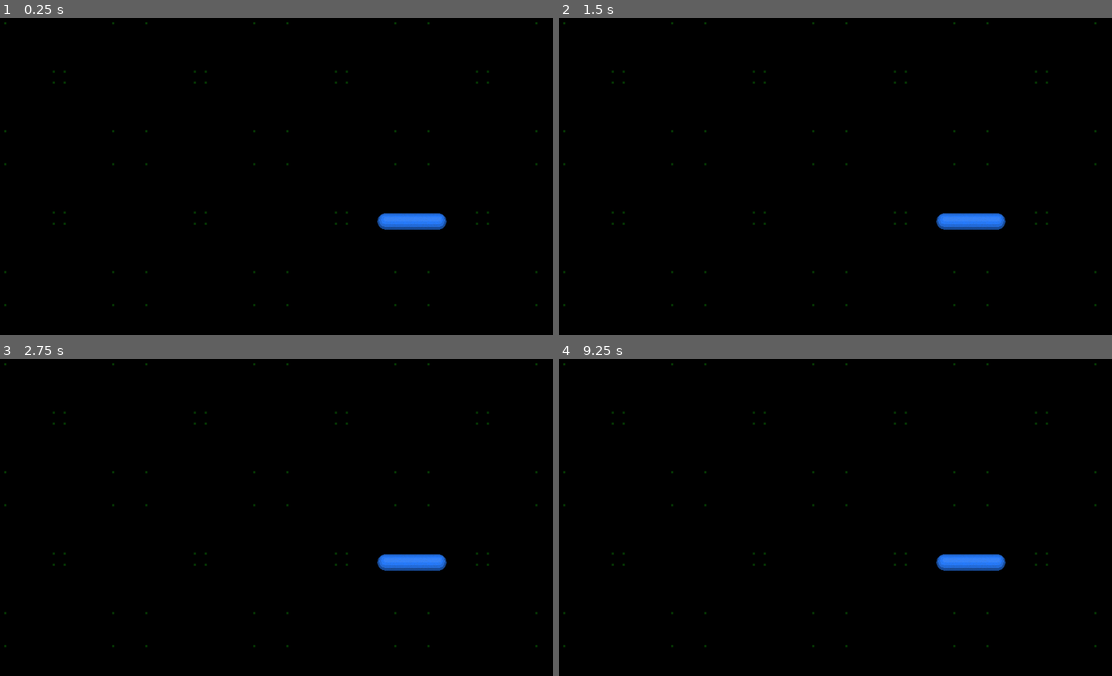
Above: before the commit, frames 1-4 (two rows, left to right).
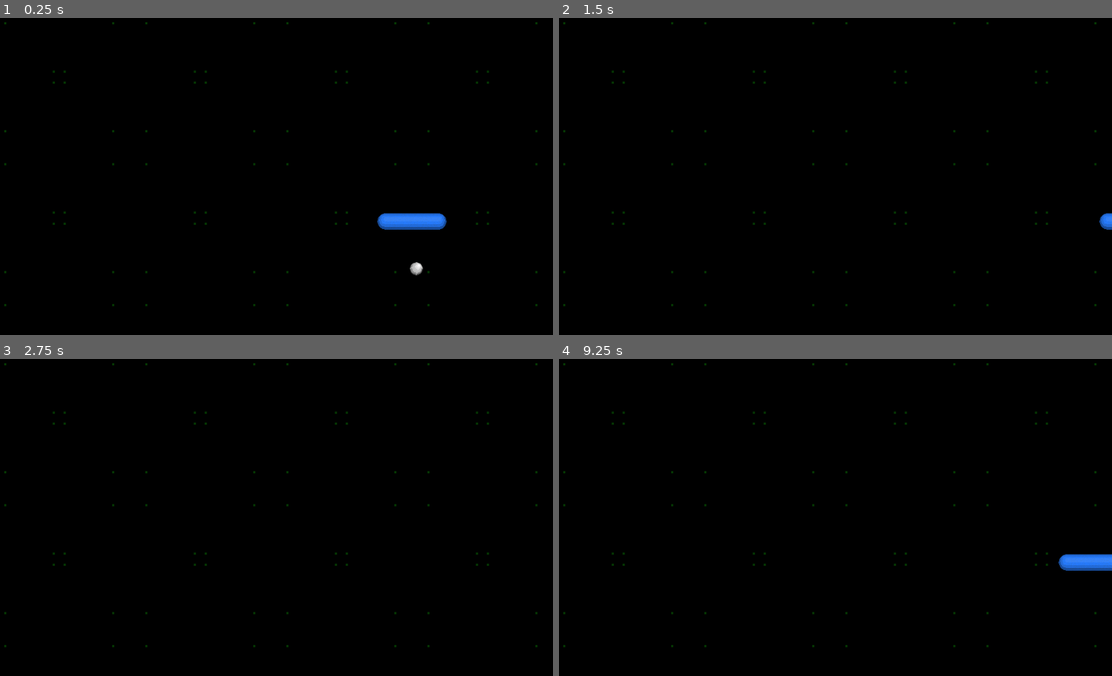
Above: after the commit, the same moments.

Repository: hiniko/BreakoutVs
Game: Godot game, scene res://Scenes/TestArena.tscn
Two runs of this game, one before a commit and one after it. Both use one fixed random seed, a clock stepped at 60 frames per second and the inputs below. Before the commit the project has no main scene; this scene is started directly in both runs.
Inputs:
- Up to frame 1 (0.25 s): no input
- Up to frame 2 (1.5 s): hold Right (p1_paddle_right, bound only after the commit) 0.53-1.28 s; hold Left (p1_paddle_left, bound only after the commit) from 1.28 s (still down)
- Up to frame 3 (2.75 s): release Left (p1_paddle_left, bound only after the commit) at 2.03 s; hold Right (p1_paddle_right, bound only after the commit) from 2.03 s (still down)
- Up to frame 4 (9.25 s): tap Enter at 3.5, 5, 6.5 s; release Right (p1_paddle_right, bound only after the commit) at 3.53 s; hold Left (p1_paddle_left, bound only after the commit) 3.53-5.78 s; tap Space at 4.25, 5.75, 7.25 s; hold Right (p1_paddle_right, bound only after the commit) 5.78-8.03 s; hold Left (p1_paddle_left, bound only after the commit) from 8.03 s (still down)

The runs differ from the first frame. In frame 1, less than 0.1% of the frame differs, in the area x 74-77%, y 77-82%; in frame 2, 0.7%; in frame 3, 0.6%; in frame 4, 1.1%, in the area x 68-100%, y 61-67%.

Commit message:
Paddle physics

Diff:
--- a/BreakoutVs/Actors/BluePaddle.tscn
+++ b/BreakoutVs/Actors/BluePaddle.tscn
@@ -1,12 +1,14 @@
-[gd_scene load_steps=3 format=2]
+[gd_scene load_steps=4 format=2]
 
 [ext_resource path="res://Assets/Paddle1.png" type="Texture" id=1]
+[ext_resource path="res://Src/Paddle.gd" type="Script" id=2]
 
 [sub_resource type="CapsuleShape2D" id=1]
 radius = 15.0707
 height = 95.3604
 
 [node name="Blue_Paddle" type="KinematicBody2D"]
+script = ExtResource( 2 )
 
 [node name="Paddle1" type="Sprite" parent="."]
 texture = ExtResource( 1 )
--- /dev/null
+++ b/BreakoutVs/Actors/Wall.tscn
@@ -0,0 +1,9 @@
+[gd_scene load_steps=2 format=2]
+
+[sub_resource type="RectangleShape2D" id=1]
+
+[node name="Wall" type="KinematicBody2D"]
+scale = Vector2( 1, 10 )
+
+[node name="CollisionShape2D" type="CollisionShape2D" parent="."]
+shape = SubResource( 1 )
--- a/BreakoutVs/Scenes/TestArena.tscn
+++ b/BreakoutVs/Scenes/TestArena.tscn
@@ -11,6 +11,7 @@
 [ext_resource path="res://Assets/WhiteBrick.png" type="Texture" id=9]
 
 [node name="Node2D" type="Node2D"]
+scale = Vector2( 1000, 1000 )
 
 [node name="Background" type="Node" parent="."]
 
@@ -391,7 +392,7 @@
 [node name="Balls" type="Node" parent="."]
 
 [node name="Ball" parent="Balls" instance=ExtResource( 2 )]
-position = Vector2( 736.008, 984.506 )
+position = Vector2( 725.532, 426.302 )
 
 [node name="Paddles" type="Node" parent="."]
 
--- a/BreakoutVs/Src/Ball.gd
+++ b/BreakoutVs/Src/Ball.gd
@@ -1,17 +1,11 @@
 extends KinematicBody2D
 
-class_name Ball
 
-# Declare member variables here. Examples:
-# var a = 2
-# var b = "text"
-
-
+var velocity = Vector2(200,200)
 # Called when the node enters the scene tree for the first time.
 func _ready():
 	pass # Replace with function body.
-
-
-# Called every frame. 'delta' is the elapsed time since the previous frame.
-#func _process(delta):
-#	pass
+func _physics_process(delta):
+	var collision_info = move_and_collide(velocity*delta)
+	if collision_info:
+		velocity = velocity.bounce(collision_info.normal)
--- /dev/null
+++ b/BreakoutVs/Src/Paddle.gd
@@ -0,0 +1,37 @@
+extends KinematicBody2D
+
+var moveSpeed = 250
+var velocity = Vector2(0,0)
+var maxSpeed = 500
+var applyFriction = false
+enum direction { none,left,right }
+var currentDirection = direction.none
+
+func _ready():
+   set_process_input(true)
+
+func _input(event):
+
+	if event.is_action_pressed("p1_paddle_left") and currentDirection != direction.left:
+		currentDirection = direction.left
+		print("left")
+	elif event.is_action_pressed("p1_paddle_right") and currentDirection != direction.right:
+		currentDirection = direction.right
+		print("right")
+	else:
+		currentDirection = direction.none
+		print("no direction")
+
+
+
+func _physics_process(delta):
+	if currentDirection == direction.left:
+		velocity.x -= moveSpeed
+
+	elif currentDirection == direction.right:
+		velocity.x += moveSpeed
+	else:
+		velocity.x -= velocity.x*0.1
+
+	velocity  = velocity.clamped(maxSpeed)
+	move_and_collide(velocity*delta)
--- a/BreakoutVs/project.godot
+++ b/BreakoutVs/project.godot
@@ -8,16 +8,6 @@
 
 config_version=4
 
-_global_script_classes=[ {
-"base": "KinematicBody2D",
-"class": "Ball",
-"language": "GDScript",
-"path": "res://Src/Ball.gd"
-} ]
-_global_script_class_icons={
-"Ball": ""
-}
-
 [android]
 
 name="BreakoutVs"
@@ -25,6 +15,7 @@
 [application]
 
 config/name="BreakoutVs"
+run/main_scene="res://Scenes/TestArena.tscn"
 config/icon="res://icon.png"
 
 [global]
@@ -54,6 +45,29 @@
 "svg/scale": 1.0
 }
 
+[input]
+
+p1_paddle_left={
+"deadzone": 0.5,
+"events": [ Object(InputEventKey,"resource_local_to_scene":false,"resource_name":"","device":0,"alt":false,"shift":false,"control":false,"meta":false,"command":false,"pressed":false,"scancode":16777231,"unicode":0,"echo":false,"script":null)
+ ]
+}
+p1_paddle_right={
+"deadzone": 0.5,
+"events": [ Object(InputEventKey,"resource_local_to_scene":false,"resource_name":"","device":0,"alt":false,"shift":false,"control":false,"meta":false,"command":false,"pressed":false,"scancode":16777233,"unicode":0,"echo":false,"script":null)
+ ]
+}
+p2_paddle_left={
+"deadzone": 0.5,
+"events": [ Object(InputEventKey,"resource_local_to_scene":false,"resource_name":"","device":0,"alt":false,"shift":false,"control":false,"meta":false,"command":false,"pressed":false,"scancode":16777231,"unicode":0,"echo":false,"script":null)
+ ]
+}
+p2_paddle_right={
+"deadzone": 0.5,
+"events": [ Object(InputEventKey,"resource_local_to_scene":false,"resource_name":"","device":0,"alt":false,"shift":false,"control":false,"meta":false,"command":false,"pressed":false,"scancode":16777233,"unicode":0,"echo":false,"script":null)
+ ]
+}
+
 [physics]
 
 common/enable_pause_aware_picking=true
